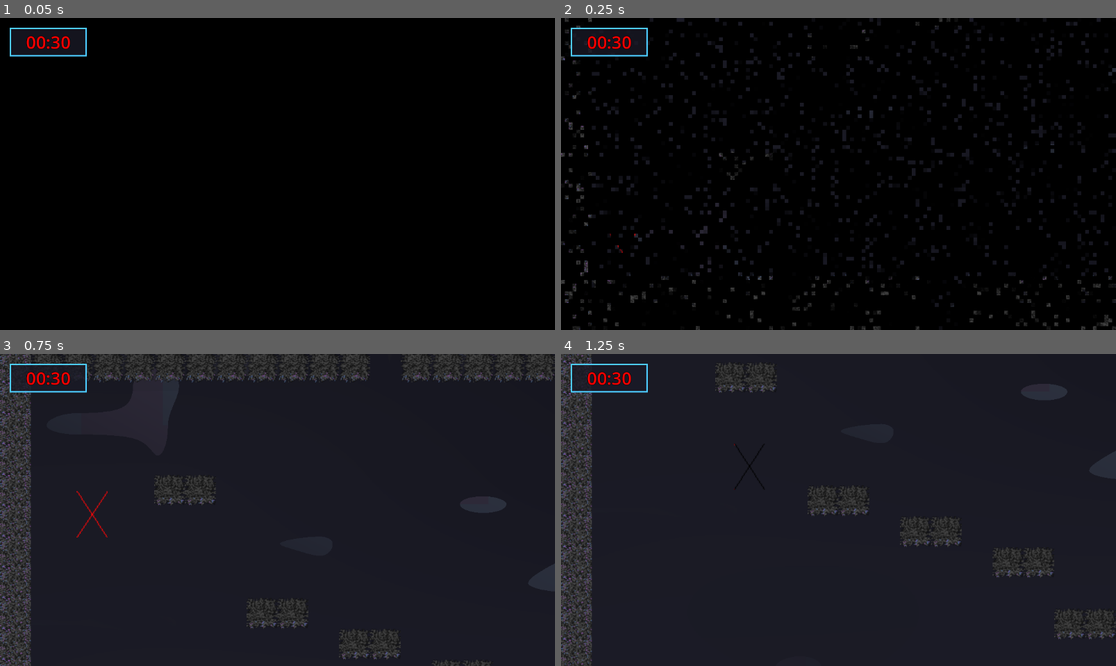
Above: before the commit, frames 1-4 (two rows, left to right).
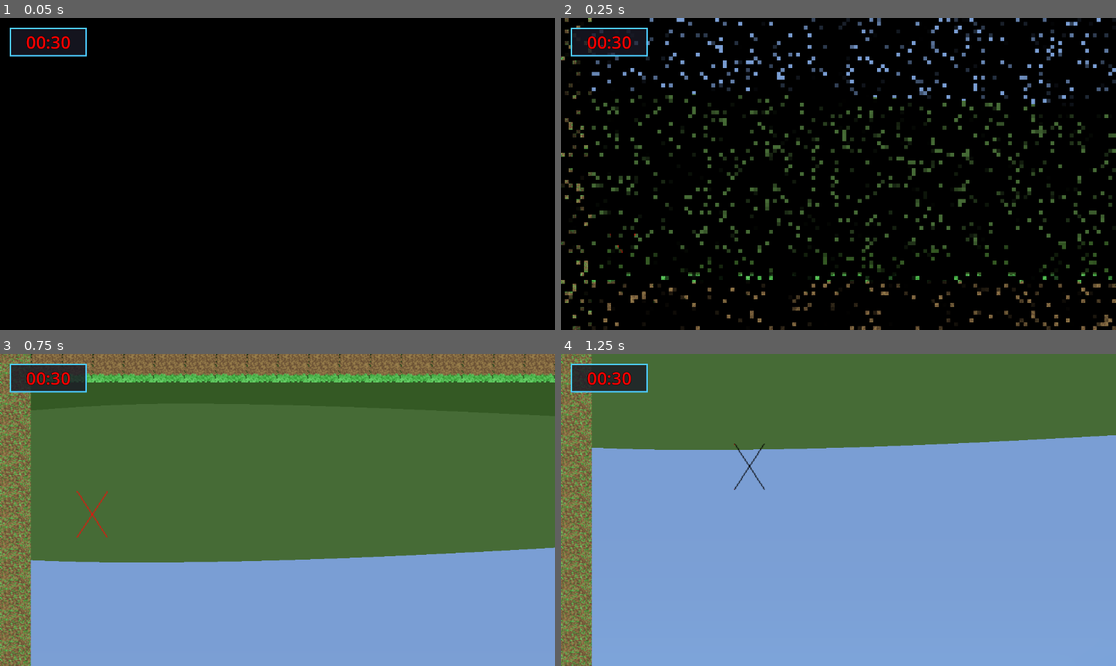
Above: after the commit, the same moments.

Repository: mariaannae/InceptionPlatformer
Game: Godot game, scene res://Scenes/Dream.tscn
Same seed, same stepped clock (60 frames per second), same inputs: the game is played once before the commit and once after it.
Inputs:
- Up to frame 1 (0.05 s): no input
- Up to frame 2 (0.25 s): no input
- Up to frame 3 (0.75 s): tap Enter (ui_accept) at 0.5 s; hold Right (ui_right) from 0.53 s (still down); tap U at 0.6 s
- Up to frame 4 (1.25 s): keep holding Right (ui_right); tap Enter (ui_accept) at 0.77 s

Frame 1 is identical in both runs. In frame 2, 9.1% of the frame differs, in the area x 0-100%, y 0-100%; in frame 3, 99%; in frame 4, 99%.

Commit message:
fix bugs

Diff:
--- a/Scripts/tileset_generator.gd
+++ b/Scripts/tileset_generator.gd
@@ -19,8 +19,6 @@
 func _ready():
 	if auto_generate:
 		await generate_tileset()
-		await get_tree().process_frame
-		await regenerate_tileset(initial_seed, false)
 
 func _input(event):
 	# Press 'R' to regenerate tileset with new random style and seed
--- a/Scripts/ui_layer.gd
+++ b/Scripts/ui_layer.gd
@@ -1,7 +1,7 @@
 extends CanvasLayer
 
 @export var death_check_enabled: bool = true
-@export var death_y_threshold: float = 1200.0
+@export var death_y_threshold: float = 500.0
 @export var dissolve_overlay_path: NodePath = ^"../DissolveOverlay"
 @export var dream_scene_path: NodePath = ^".."
 @export var dissolve_duration: float = 1.5
@@ -23,31 +23,6 @@
 
 	if get_tree().has_meta("post_reload_regen") and bool(get_tree().get_meta("post_reload_regen")):
 		get_tree().set_meta("post_reload_regen", null)
-
-		var blocker := ColorRect.new()
-		blocker.color = Color.BLACK
-		blocker.mouse_filter = Control.MOUSE_FILTER_IGNORE
-		blocker.anchor_left = 0.0
-		blocker.anchor_top = 0.0
-		blocker.anchor_right = 1.0
-		blocker.anchor_bottom = 1.0
-		blocker.offset_left = 0.0
-		blocker.offset_top = 0.0
-		blocker.offset_right = 0.0
-		blocker.offset_bottom = 0.0
-		blocker.z_index = 4096
-		add_child(blocker)
-
-		await get_tree().process_frame
-		var ds := _get_dream_scene()
-		ds.set("transition_duration", 0.0)
-		if ds and ds.has_method("trigger_level_regeneration"):
-			await ds.call("trigger_level_regeneration")
-		ds.set("transition_duration", 1.5)
-
-		await get_tree().create_timer(0.01).timeout
-		if is_instance_valid(blocker):
-			blocker.queue_free()
 
 # Build popup UI, hook timer signal, and start wiring goal nodes.
 func _init_popup() -> void:
